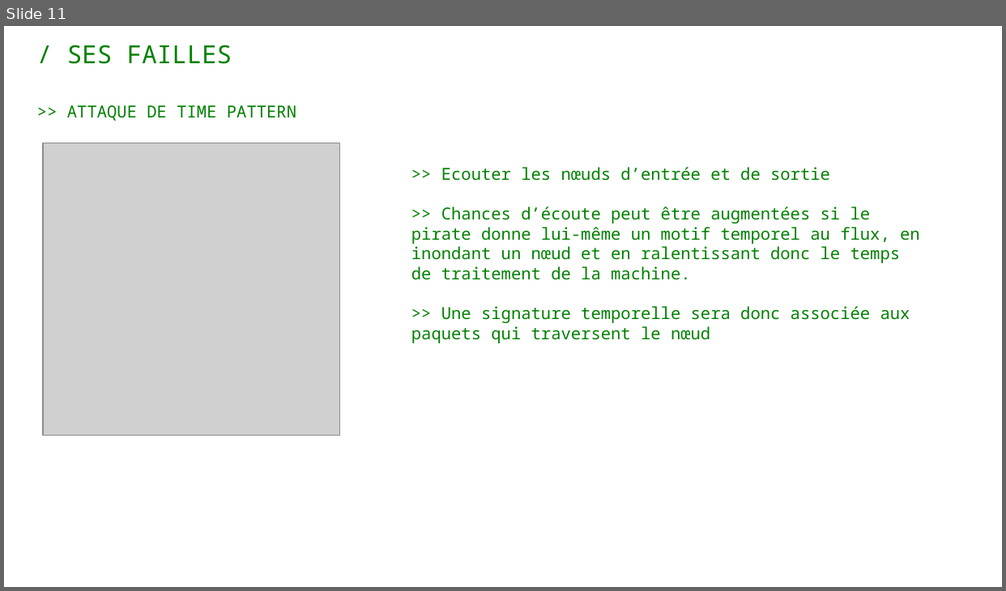
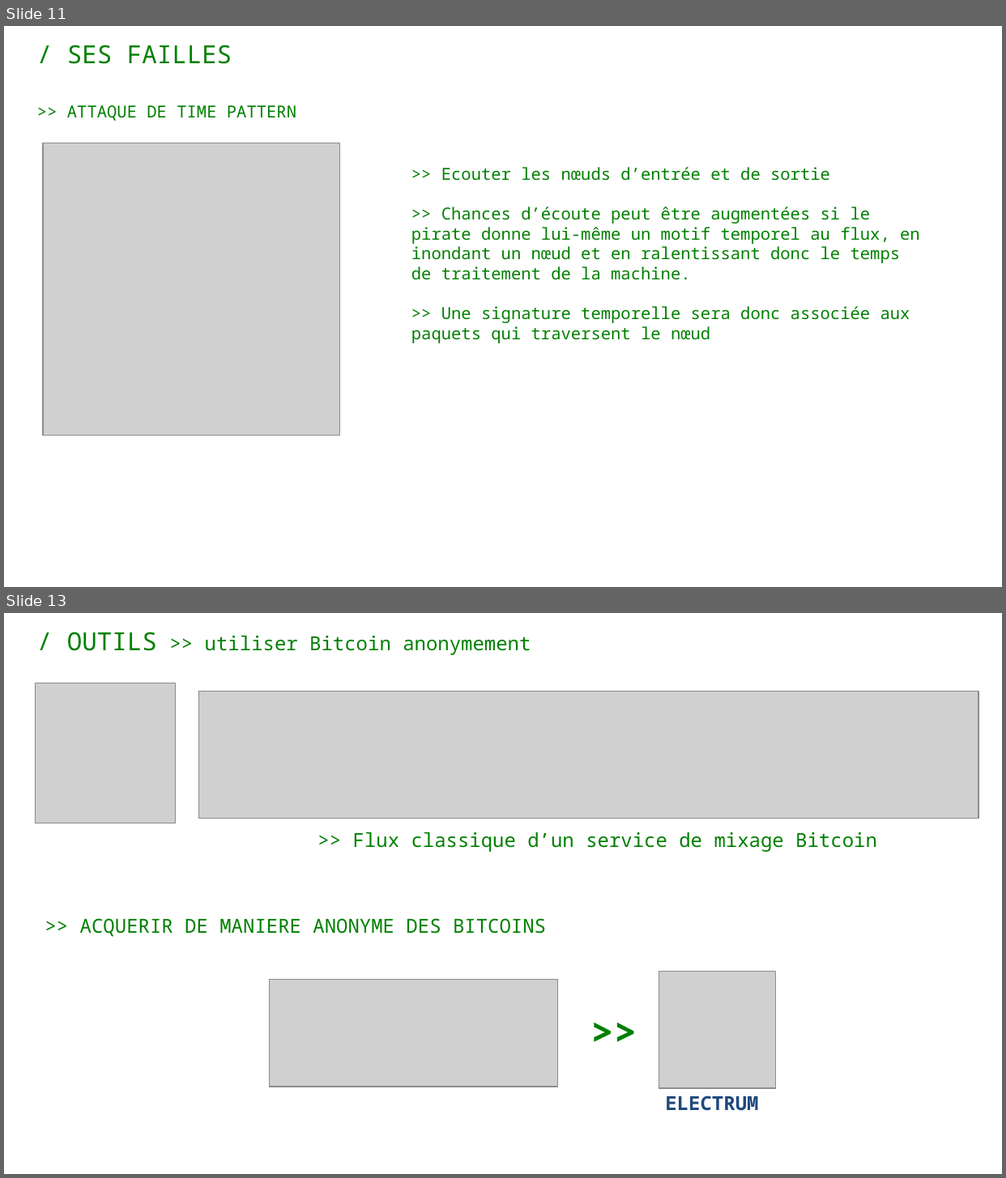
Before and after one commit to ZeNoob4/TOOOOOOOOOOOR, a slide deck: TOR - PRESENTATION.pptx. Shown one above the other, each under a label of ours: slide 11 before the commit, slides 11 and 13 after it; the slides between them are not shown. The pictures are 1006x591 and 1006x1178 pixels, drawn with LibreOffice and Linux fonts; fonts in the diff are those of the drawing; grey boxes stand for pictures. Boxes give left, top, right and bottom in pixels: in the first picture for what was removed or moved away, otherwise in the second. Text is boxed around its words. In the diff, an @@ line names an element or a change of style, - is before the commit and + after.

```diff
--- a/TOR - PRESENTATION.pptx
+++ b/TOR - PRESENTATION.pptx
@@ slide 13 added at [4,613,1002,1174], background #FFFFFF @@
@@ text added at [67,632,157,651], 18 pt, text #008000 @@
+/ OUTILS
@@ text added at [205,635,530,655], 14 pt, text #008000 @@
+>> utiliser Bitcoin anonymement
@@ picture added at [35,683,176,824] @@
@@ picture added at [198,691,978,819] @@
@@ text added at [353,832,877,852], 14 pt, text #008000 @@
+>> Flux classique d’un service de mixage Bitcoin
@@ text added at [80,918,546,937], 14 pt, text #008000 @@
+>> ACQUERIR DE MANIERE ANONYME DES BITCOINS
@@ group added at [270,971,775,1111]: 2 pictures, 2 texts @@
+>>
+ELECTRUM
```
Also in this commit, not shown: 1 slide changed, 1 other slide added.
